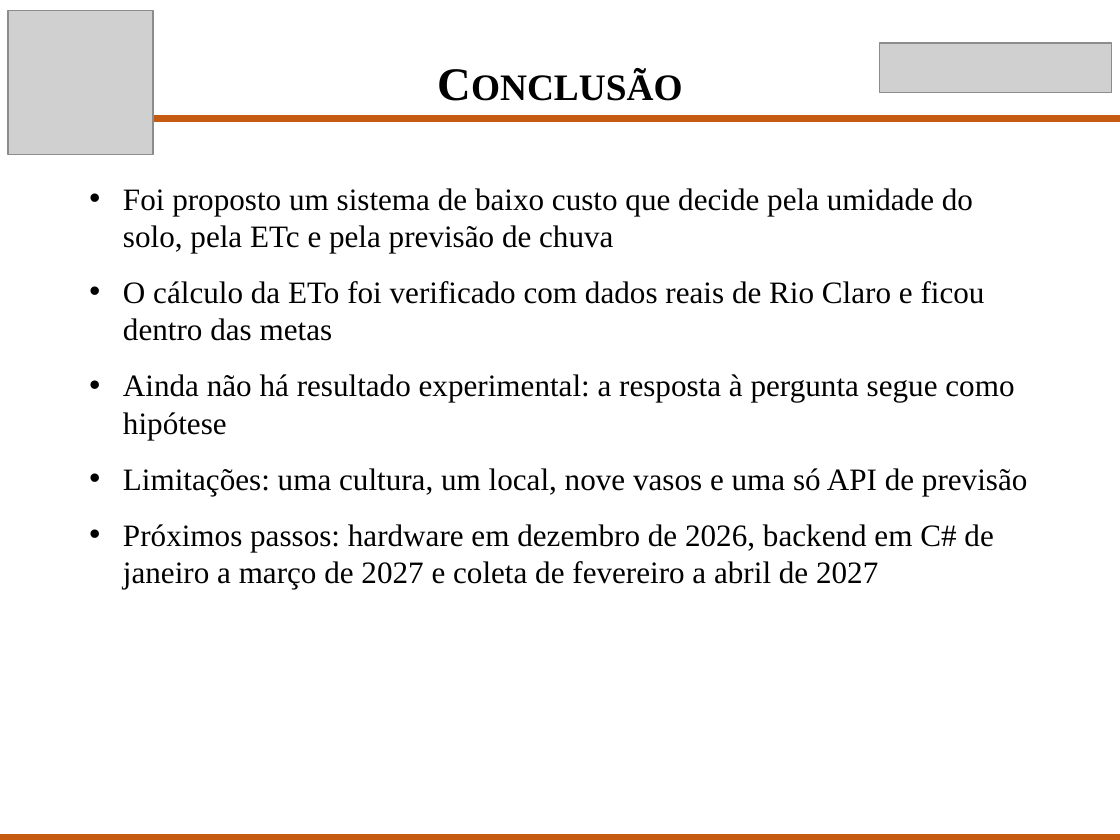
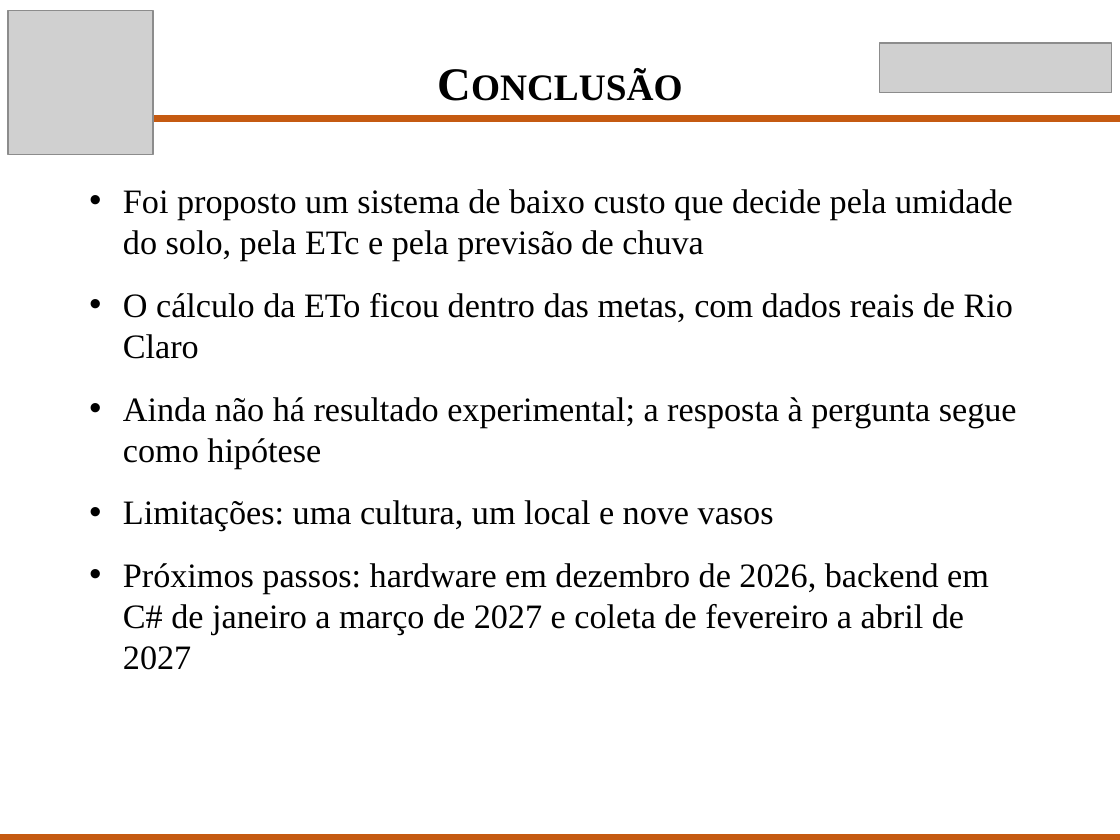
Before and after one commit to Scaglia05/irrigacao-inteligente, a slide deck: slide 8 of docs/p2/Apresentacao_TCC_P2.pptx (slide 11 before the commit). Drawn at 1120x840 pixels with LibreOffice and Linux fonts; fonts in the diff are those of the drawing; grey boxes stand for pictures. Boxes give left, top, right and bottom in pixels: in the first picture for what was removed or moved away, otherwise in the second. Text is boxed around its words. In the diff, an @@ line names an element or a change of style, - is before the commit and + after.

```diff
--- a/docs/p2/Apresentacao_TCC_P2.pptx
+++ b/docs/p2/Apresentacao_TCC_P2.pptx
@@ text at (x1=123, y1=189, x2=1013, y2=670): size 20 to 22 pt in "Foi proposto um sistema de baixo custo ...", "Próximos passos: hardware em dezembro de 2026, ..."; more space between paragraphs @@
@@ text at (x1=123, y1=293, x2=1017, y2=531): text changed; size 20 to 22 pt @@
-• O cálculo da ETo foi verificado com dados reais de Rio Claro e ficou dentro das metas
-• Ainda não há resultado experimental: a resposta à pergunta segue como hipótese
-• Limitações: uma cultura, um local, nove vasos e uma só API de previsão
+• O cálculo da ETo ficou dentro das metas, com dados reais de Rio Claro
+• Ainda não há resultado experimental; a resposta à pergunta segue como hipótese
+• Limitações: uma cultura, um local e nove vasos
```
Also in this commit, not shown: 6 other slides changed, 3 slides removed, 1 other file.
